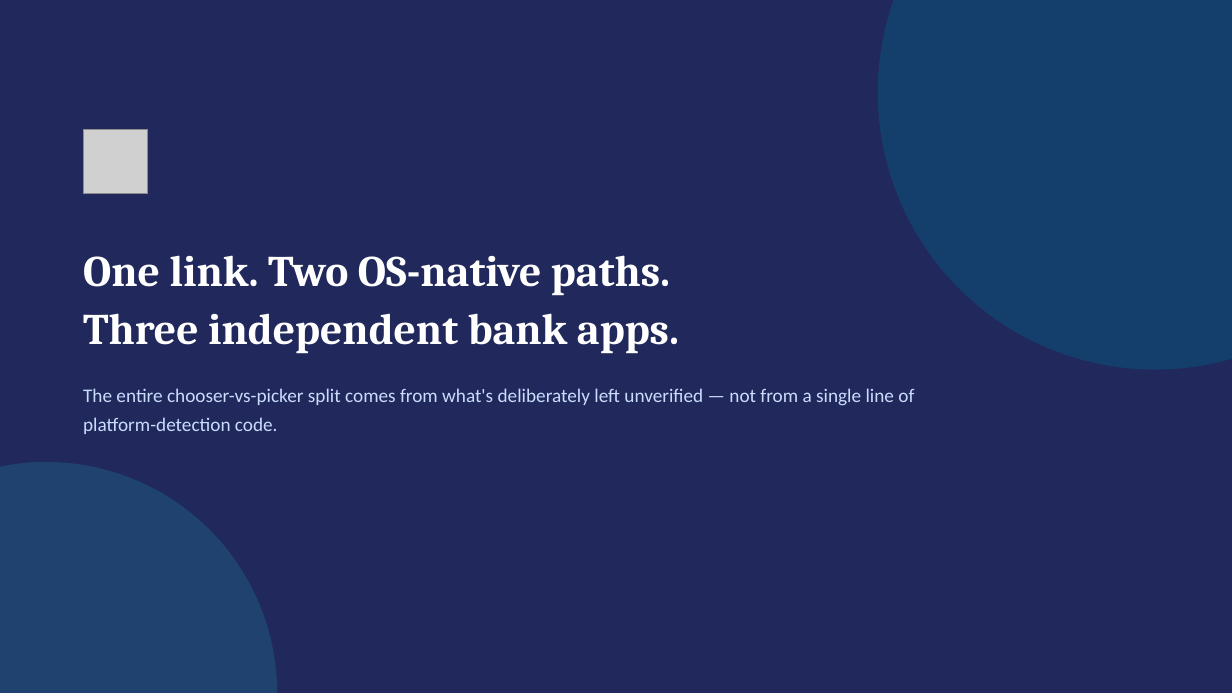
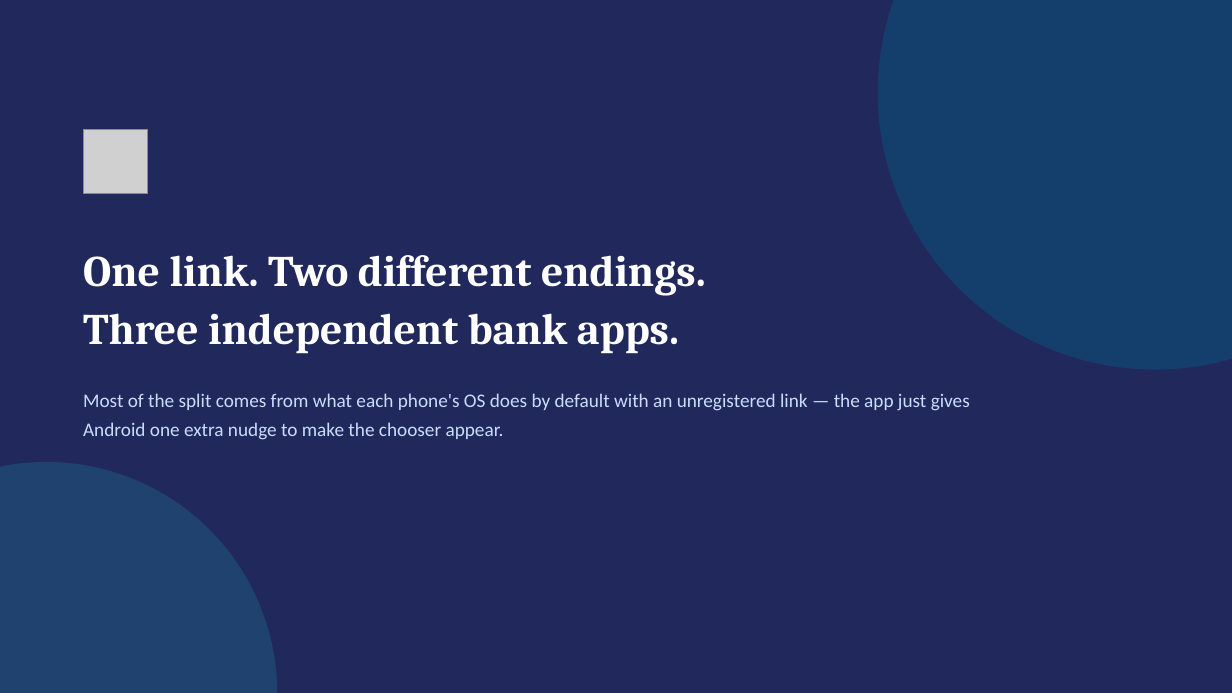
Before and after one commit to deandrehaijielim-commits/sgqr-deep-link-demo, a slide deck: slide 10 of SGQR_Deep_Linking_Simulation.pptx (slide 9 before the commit). Drawn at 1232x693 pixels with LibreOffice and Linux fonts; fonts in the diff are those of the drawing; grey boxes stand for pictures. Boxes give left, top, right and bottom in pixels: in the first picture for what was removed or moved away, otherwise in the second. Text is boxed around its words. In the diff, an @@ line names an element or a change of style, - is before the commit and + after.

Commit message:
Update slide deck: correct Android flow, simplify wording throughout

```diff
--- a/SGQR_Deep_Linking_Simulation.pptx
+++ b/SGQR_Deep_Linking_Simulation.pptx
@@ text at (83, 255, 706, 296): text changed @@
-One link. Two OS-native paths.
+One link. Two different endings.
@@ text at (83, 393, 970, 440): text changed @@
-The entire chooser-vs-picker split comes from what's deliberately left unverified — not from a single line of platform-detection code.
+Most of the split comes from what each phone's OS does by default with an unregistered link — the app just gives Android one extra nudge to make the chooser appear.
```
Also in this commit, not shown: 8 other slides changed, 1 slide added.
